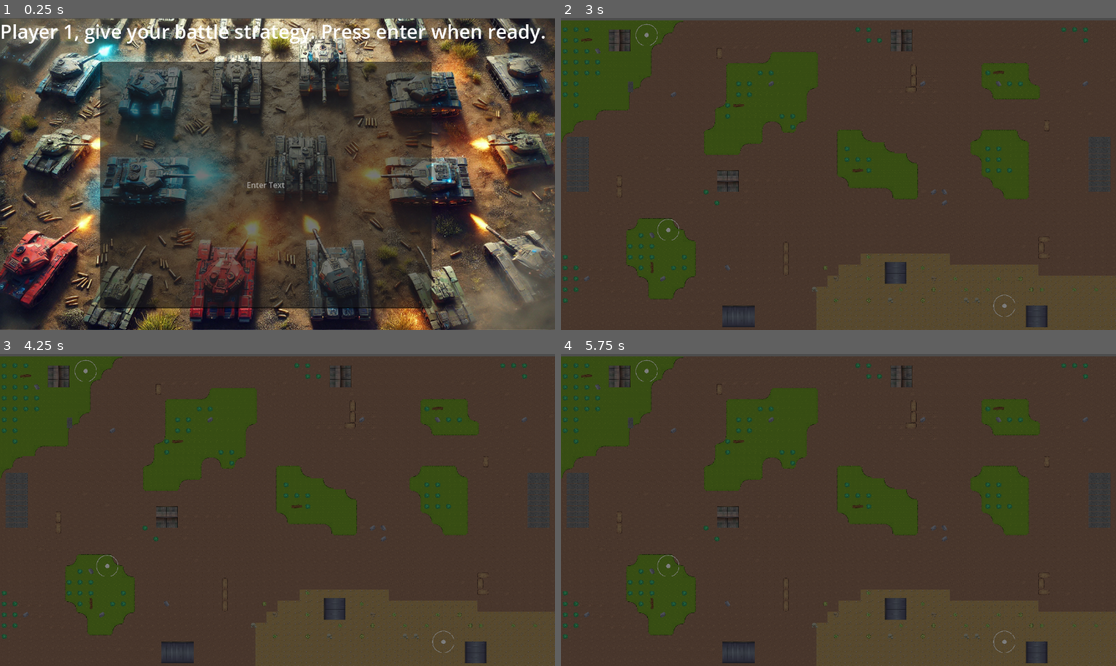
Above: before the commit, frames 1-4 (two rows, left to right).
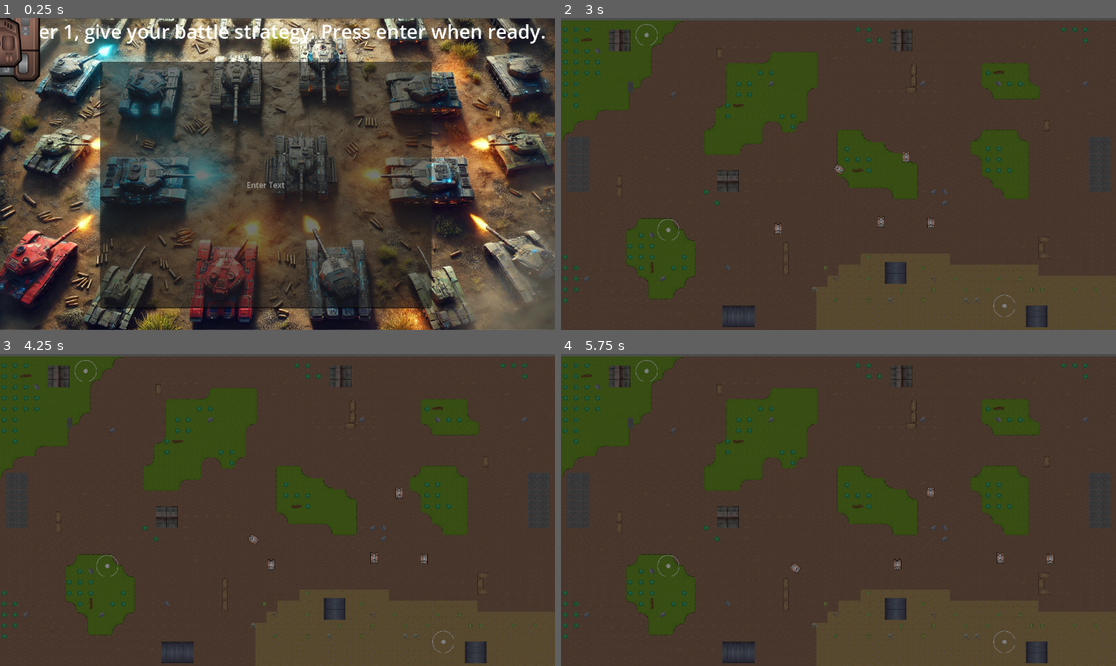
Above: after the commit, the same moments.

Repository: Matt1213141/hack-usu-2025
Game: Godot game, scene res://player1_input.tscn
Same seed, same stepped clock (60 frames per second), same inputs: the game is played once before the commit and once after it. This scene is started directly instead of the project's main scene.
Inputs (mouse positions are in pixels of both pictures, inside the frame that each line leads up to):
- Up to frame 1 (0.25 s): no input
- Up to frame 2 (3 s): click (827, 186) at 0.52 s; type "Alex" at 0.6 s; tap Enter at 1.25, 2.75 s; click (827, 186) at 2.02 s; type "Alex" at 2.1 s
- Up to frame 3 (4.25 s): no input
- Up to frame 4 (5.75 s): no input

The runs differ from the first frame. In frame 1, 1.1% of the frame differs, in the area x 0-8%, y 0-21%; in frame 2, 0.2%; in frame 3, 0.2%; in frame 4, 0.2%.

Commit message:
added tanks to world

Diff:
--- a/hack-usu/Player/Scripts/base_hull.gd
+++ b/hack-usu/Player/Scripts/base_hull.gd
@@ -2,9 +2,15 @@
 
 @export var hp : int
 @export var max_hp : int
-@export var velocity : float
+@export var velocity : Vector2
 @export var speed_modifier : float
 
 func initialize( hull_type : String ) -> void:
 	# Set properties based on hull_type
+
 	pass
+
+func _physics_process(delta: float) -> void:
+	velocity.y += delta
+	var direction = Vector2.RIGHT
+	velocity.x = 10
--- a/hack-usu/Player/Scripts/base_tank.gd
+++ b/hack-usu/Player/Scripts/base_tank.gd
@@ -1,7 +1,7 @@
 class_name BaseTank extends CharacterBody2D
 
-@export var hull: Node2D
-@export var turret: Node2D
+@export var hull_scene: PackedScene
+@export var turret_scene: PackedScene
 @export var color: String
 
 @onready var hull_container = $BaseHull
@@ -9,7 +9,7 @@
 
 var input_vector : Vector2 = Vector2.ZERO
 var direction : Vector2 = Vector2.RIGHT
-var speed : float = 100.0
+var speed : float = 1000.0
 
 var current_hull: Node2D
 var current_turret: Node2D
@@ -22,7 +22,7 @@
 
 	if collision:
 		# Calculate the bounce direction
-		direction = direction.bounce( collision.get_normal() )
+		direction = direction.bounce( collision.get_normal() ) * randf_range(.6,1.4)
 
 		# Rotate the tank to face the new direction
 		rotation = direction.angle()
@@ -30,15 +30,26 @@
 func _ready():
 	# Set initial rotation
 	rotation = direction.angle()
+	set_hull(hull_scene)
+	set_turret(turret_scene)
+	apply_color()
 
 func set_hull(new_hull_scene: PackedScene):
 	if current_hull:
-		current_hull.set_queue_free()
-	current_hull = new_hull_scene.instantiate()
-	hull_container.add_child(current_hull)
+		current_hull.queue_free()
+	if new_hull_scene:
+		current_hull = new_hull_scene.instantiate()
+		hull_container.add_child(current_hull)
 
 func set_turret(new_turret_scene: PackedScene):
 	if current_turret:
-		current_turret.set_queue_free()
-	current_turret = new_turret_scene.instantiate()
-	turret_container.add_child(current_turret)
+		current_turret.queue_free()
+	if new_turret_scene:
+		current_turret = new_turret_scene.instantiate()
+		turret_container.add_child(current_turret)
+
+func apply_color():
+	if current_hull:
+		current_hull.modulate = color
+	if current_turret:
+		current_turret.modulate = color
--- a/hack-usu/Player/Scripts/base_turret.gd
+++ b/hack-usu/Player/Scripts/base_turret.gd
@@ -24,6 +24,7 @@
 func _on_cooldown_timer_timeout():
 	can_shoot = true
 
+
 func _process( delta : float ) -> void:
 	var target = get_nearest_enemy()
 	if target:
@@ -35,6 +36,7 @@
 func shoot(target):
 	if can_shoot:
 		can_shoot = false
+		print("Error: bullet scene not set")
 		#cooldown_timer.start()
 	else:
 		return
@@ -62,7 +64,9 @@
 func _on_body_entered(body):
 	if body.is_in_group("enemy"):
 		enemies_in_range.append(body)
+		print("enemy entered")
 
 func _on_body_exited(body):
 	if body.is_in_group("enemy"):
 		enemies_in_range.erase(body)
+		print("enemy exited")
--- a/hack-usu/Player/base_hull.tscn
+++ b/hack-usu/Player/base_hull.tscn
@@ -6,6 +6,10 @@
 
 [node name="BaseHull" type="Node2D"]
 script = ExtResource("1_3xhpv")
+hp = 10
+max_hp = 10
+velocity = Vector2(100, 100)
+speed_modifier = 100.0
 
 [node name="CollisionShape2D" type="CollisionShape2D" parent="."]
 shape = SubResource("CircleShape2D_s1x8t")
--- a/hack-usu/Player/base_tank.tscn
+++ b/hack-usu/Player/base_tank.tscn
@@ -1,6 +1,7 @@
-[gd_scene load_steps=12 format=3 uid="uid://clisw0i0ftrp5"]
+[gd_scene load_steps=13 format=3 uid="uid://clisw0i0ftrp5"]
 
 [ext_resource type="Script" path="res://Player/Scripts/base_tank.gd" id="1_mbo02"]
+[ext_resource type="Texture2D" uid="uid://b4y1veytg605y" path="res://image_assets/PNG Tank/Hulls_Color_A/Hull_01.png" id="2_5x6ne"]
 [ext_resource type="PackedScene" uid="uid://bl04eliy7y4vb" path="res://Player/base_hull.tscn" id="2_l2ixg"]
 [ext_resource type="PackedScene" uid="uid://c65cbeqxuxtme" path="res://Player/base_turret.tscn" id="3_ruqtr"]
 [ext_resource type="Script" path="res://Player/state_machine.gd" id="4_pid6g"]
@@ -62,7 +63,11 @@
 height = 236.0
 
 [node name="BaseTank" type="CharacterBody2D"]
+top_level = true
 script = ExtResource("1_mbo02")
+hull_scene = ExtResource("2_l2ixg")
+turret_scene = ExtResource("3_ruqtr")
+color = "Blue"
 
 [node name="BaseHull" parent="." instance=ExtResource("2_l2ixg")]
 metadata/_edit_lock_ = true
@@ -90,3 +95,6 @@
 
 [node name="CollisionShape2D" type="CollisionShape2D" parent="."]
 shape = SubResource("CapsuleShape2D_f4h1w")
+
+[node name="Sprite2D" type="Sprite2D" parent="."]
+texture = ExtResource("2_5x6ne")
--- a/hack-usu/Player/base_turret.tscn
+++ b/hack-usu/Player/base_turret.tscn
@@ -1,11 +1,13 @@
-[gd_scene load_steps=3 format=3 uid="uid://c65cbeqxuxtme"]
+[gd_scene load_steps=4 format=3 uid="uid://c65cbeqxuxtme"]
 
 [ext_resource type="Script" path="res://Player/Scripts/base_turret.gd" id="1_yej4t"]
+[ext_resource type="PackedScene" uid="uid://c3j01u60wvjoe" path="res://Player/bullet.tscn" id="2_0g1i8"]
 
 [sub_resource type="CircleShape2D" id="CircleShape2D_meamv"]
 
 [node name="BaseTurret" type="Node2D"]
 script = ExtResource("1_yej4t")
+Bullet = ExtResource("2_0g1i8")
 
 [node name="CollisionShape2D" type="CollisionShape2D" parent="."]
 shape = SubResource("CircleShape2D_meamv")
@@ -13,5 +15,9 @@
 [node name="Marker2D" type="Marker2D" parent="."]
 
 [node name="DetectionArea" type="Area2D" parent="."]
+collision_layer = 0
+collision_mask = 0
 
 [node name="CollisionShape2D" type="CollisionShape2D" parent="DetectionArea"]
+light_mask = 0
+visibility_layer = 0
--- a/hack-usu/Player/player.gd
+++ b/hack-usu/Player/player.gd
@@ -39,9 +39,9 @@
 # Called when the player enters the scene for the first time
 func _ready() -> void:
 	# Failsafe: ensure the player is instantiated
-	visible = false
-	if PlayerManager.is_world():
-		visible = true
+	#visible = false
+	#if PlayerManager.is_world():
+		#visible = true
 	if PlayerManager.player == null:
 		PlayerManager.player = self
 	else:
--- a/hack-usu/World.tscn
+++ b/hack-usu/World.tscn
@@ -1,7 +1,6 @@
-[gd_scene load_steps=133 format=4 uid="uid://crvj7qvv1hyak"]
+[gd_scene load_steps=132 format=4 uid="uid://crvj7qvv1hyak"]
 
 [ext_resource type="Texture2D" uid="uid://m8rp1jfqlksg" path="res://image_assets/RPG-Tileset/craftpix-566611-free-battle-location-top-down-game-tileset-pack/PNG/Tiles/Ground_Tile_02_C.png" id="1_bbyuw"]
-[ext_resource type="PackedScene" uid="uid://c6s1j6dexb1cq" path="res://Player/player.tscn" id="2_5uv8p"]
 [ext_resource type="Texture2D" uid="uid://dq7criuvhybp6" path="res://image_assets/RPG-Tileset/craftpix-566611-free-battle-location-top-down-game-tileset-pack/PNG/Tiles/Ground_Tile_02_A.png" id="2_bcpmj"]
 [ext_resource type="Texture2D" uid="uid://bsns42mgcibdw" path="res://image_assets/RPG-Tileset/craftpix-566611-free-battle-location-top-down-game-tileset-pack/PNG/Props/Cactus_01.png" id="3_arouo"]
 [ext_resource type="Texture2D" uid="uid://dtyyprx13pobl" path="res://image_assets/RPG-Tileset/craftpix-566611-free-battle-location-top-down-game-tileset-pack/PNG/Props/Cactus_02.png" id="4_c5y4h"]
@@ -616,10 +615,6 @@
 tile_map_data = PackedByteArray("AAD5//v/AwAAAAAAAAD5//z/AwAAAAAAAAD5//3/AwAAAAAAAAD5//7/AwAAAAAAAAD5////AwAAAAAAAAD5/w …(22320 unchanged characters)…
 tile_set = SubResource("TileSet_jpm7e")
 
-[node name="TankTeam1" parent="Ground" instance=ExtResource("2_5uv8p")]
-position = Vector2(168, 107)
-scale = Vector2(0.1, 0.1)
-
 [node name="Camera2D" type="Camera2D" parent="Ground"]
 position = Vector2(4604, 2012)
 scale = Vector2(-41.1218, -41.1218)
@@ -651,4 +646,18 @@
 tile_map_data = PackedByteArray("AAD//wwAAAAEAAQAAAACAAoAAAAEAAQAAAAFAAsAAAAEAAQAAAAKAAoAAAAEAAQAAAALAAsAAAAEAAQAAAANAA …(2272 unchanged characters)…
 tile_set = SubResource("TileSet_rb2g6")
 
-[node name="BaseTank" parent="." instance=ExtResource("34_dnrgr")]
+[node name="enemy" type="Node2D" parent="."]
+
+[node name="BaseTank2" parent="enemy" instance=ExtResource("34_dnrgr")]
+
+[node name="BaseTank3" parent="enemy" instance=ExtResource("34_dnrgr")]
+position = Vector2(1860, 1333)
+
+[node name="BaseTank5" parent="enemy" instance=ExtResource("34_dnrgr")]
+position = Vector2(711, 1314)
+
+[node name="BaseTank6" parent="enemy" instance=ExtResource("34_dnrgr")]
+position = Vector2(1289, -185)
+
+[node name="BaseTank4" parent="enemy" instance=ExtResource("34_dnrgr")]
+position = Vector2(-1663, 1467)
